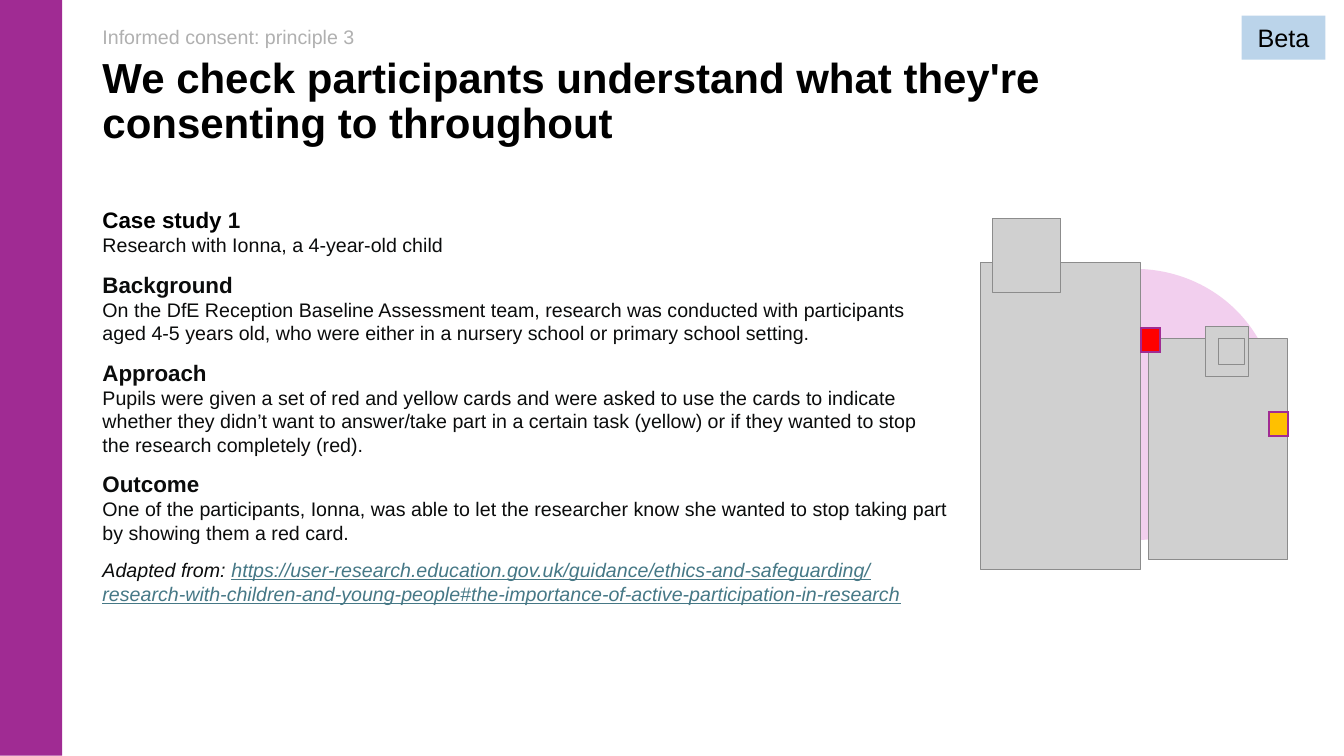
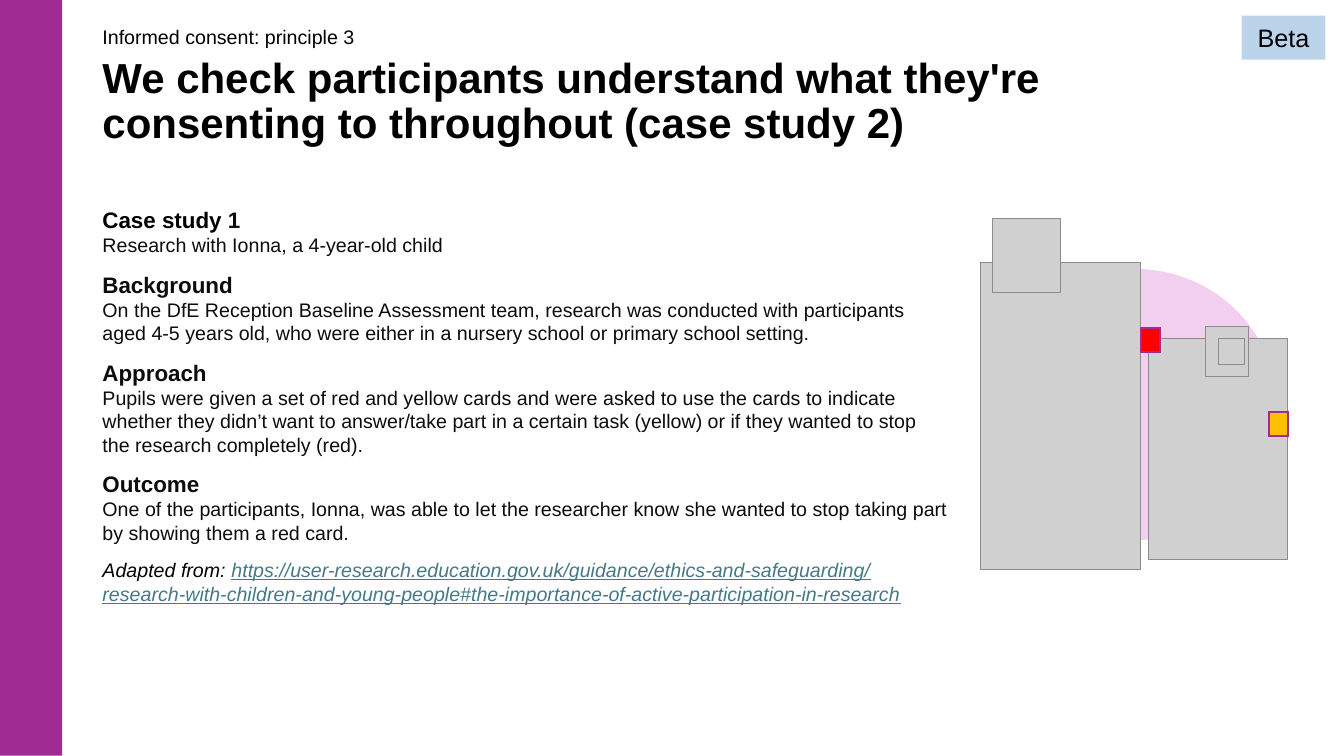
Before and after one commit to DFE-Digital/user-research-new-manual, a slide deck: slide 19 of app/assets/downloads/informed-consent-principles-beta-jun25.pptx. Drawn at 1344x756 pixels with LibreOffice and Linux fonts; fonts in the diff are those of the drawing; grey boxes stand for pictures. Boxes give left, top, right and bottom in pixels: in the first picture for what was removed or moved away, otherwise in the second. Text is boxed around its words. In the diff, an @@ line names an element or a change of style, - is before the commit and + after.

Commit message:
final informed consent ppt file added for blog post added

```diff
--- a/app/assets/downloads/informed-consent-principles-beta-jun25.pptx
+++ b/app/assets/downloads/informed-consent-principles-beta-jun25.pptx
@@ text "Informed consent: principle 3" at bbox=[102, 29, 354, 48]: text colour #B0B0B0 to #000000 @@
@@ title at bbox=[102, 62, 1040, 146]: text changed @@
-We check participants understand what they're consenting to throughout
+We check participants understand what they're consenting to throughout (case study 2)
```
Also in this commit, not shown: 17 other slides changed, 1 other file.
